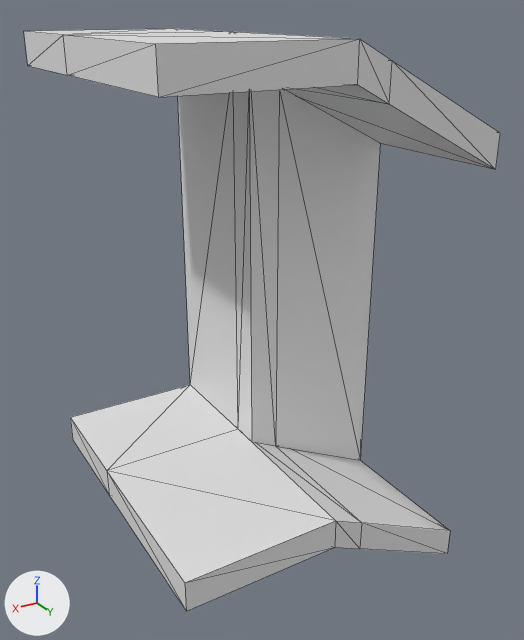
An edit to the glTF model assets/Module_Blocky/SM_WallCornerStairs_Out_2x2_01a.glb, drawn before and after from the same camera.
Camera for both pictures: a 50 mm camera at (2.2, 4.81, 2.83) aimed at (-0.05, 1.05, 0.95). Arrows for +X, +Y and +Z are at lower left; the lights stay in place. Mesh edges are drawn as thin lines. Where no turn or scale is listed for an object, it has been applied to the vertices. Vertices at the same position are counted once.

Names of what the first picture shows: 'SM_WallCornerStairs_Out_2x2_01a'.
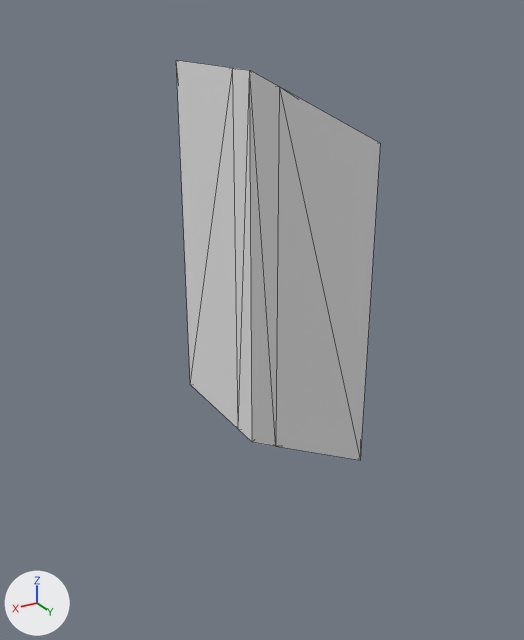
Boxes (x1, y1, x2, y2) around the edits, measured in the pictures (524 x 640 px):
'SM_WallCornerStairs_Out_2x2_01a', reshaped (57% narrower, 31% shorter)
    before: (24, 29, 500, 611)
    after: (176, 60, 380, 460)
part 1 of me_cube_061, deleted
    before: (70, 385, 450, 611)
part 2 of me_cube_061, cut back
    before: (24, 29, 500, 170)

Patch to the scene script:
```diff
--- a/assets/Module_Blocky/SM_WallCornerStairs_Out_2x2_01a.glb.py
+++ b/assets/Module_Blocky/SM_WallCornerStairs_Out_2x2_01a.glb.py
@@ me_cube_061 @@
 # used by ob_sm_wallcornerstairs_out_2x2_01a; location = (0.0, 0.0, 0.0)
-me_cube_061.from_pydata(...)  # 55 vertices, 109 faces; spans x -1.0..1.0, y 0.0..2.0, z -0.7..2.7
+me_cube_061.from_pydata(...)  # 16 vertices, 28 faces; spans x -1.0..0.0, y 0.0..1.0, z -0.5..2.5
+# me_cube_061 part 1
+# 20 vertices are removed from x -1.0..1.0, y 0.0..2.0, z -0.7..0.0
+# 40 faces are deleted
+# me_cube_061 part 2
+# 19 vertices are removed from x -1.0..1.0, y 0.0..2.0, z 2.0..2.7
+# 42 faces are deleted
+# 1 new face joins them
```
